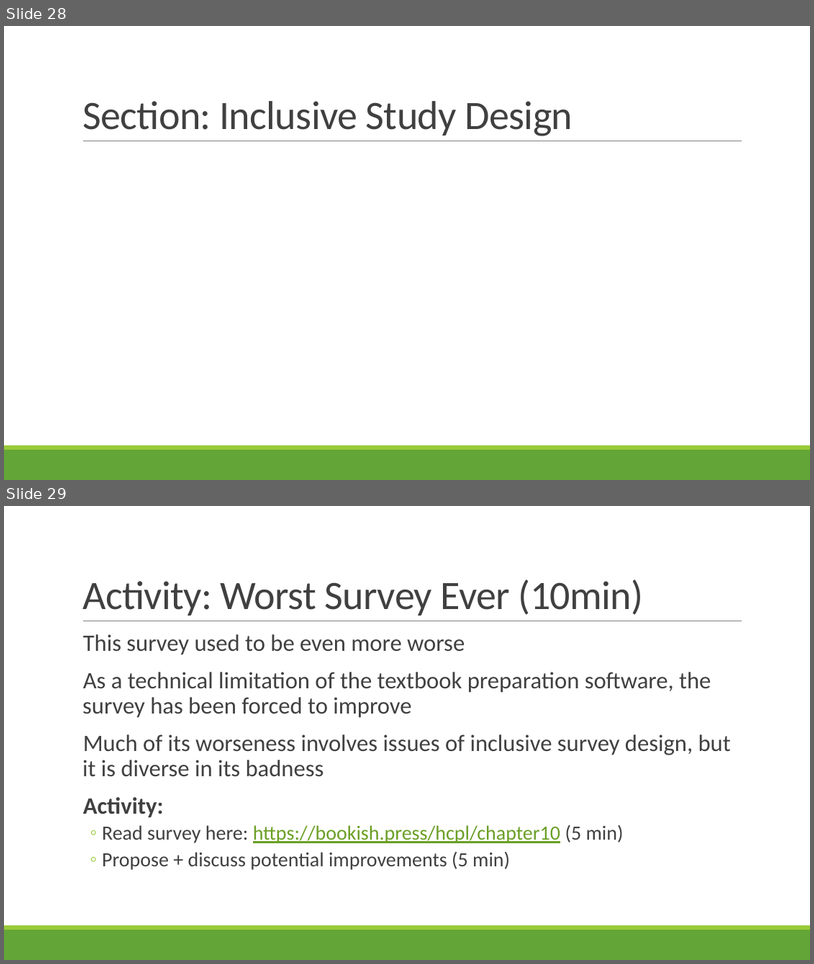
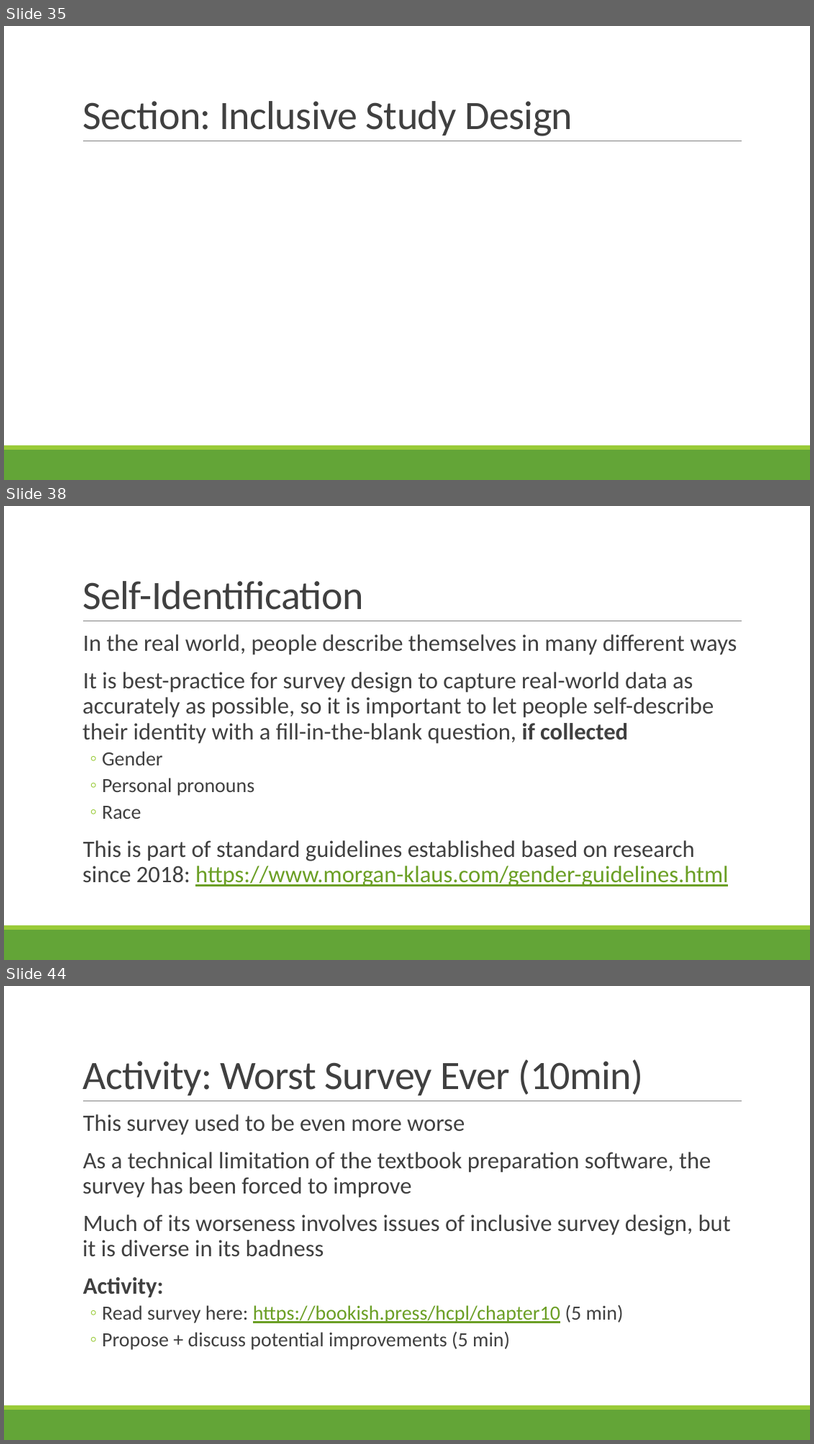
Before and after one commit to rbohrer/pl-course, a slide deck: LectureSlides/09Design2.pptx. Shown one above the other, each under a label of ours: slides 28 and 29 before the commit, slides 35, 38 and 44 after it; the slides between them are not shown. The pictures are 814x964 and 814x1444 pixels, drawn with LibreOffice and Linux fonts; fonts in the diff are those of the drawing. Boxes give left, top, right and bottom in pixels: in the first picture for what was removed or moved away, otherwise in the second. Text is boxed around its words. In the diff, an @@ line names an element or a change of style, - is before the commit and + after.

```diff
--- a/LectureSlides/09Design2.pptx
+++ b/LectureSlides/09Design2.pptx
@@ slide 38 added at box(4, 506, 810, 960), background #FFFFFF; not listed: 3 template elements that a slide beside it also shows @@
@@ title added at box(82, 581, 363, 610), 48 pt, text #404040 @@
+Self-Identification
@@ text added at box(82, 634, 737, 886), 28 pt, text #404040 @@
+  In the real world, people describe themselves in many different ways
+  It is best-practice for survey design to capture real-world data as accurately as possible, so it is important to let people self-describe their identity with a fill-in-the-blank question, if collected
+  ◦ Gender
+  ◦ Personal pronouns
+  ◦ Race
+  This is part of standard guidelines established based on research since 2018: https://www.morgan-klaus.com/gender-guidelines.html
@@ what was slide 28 is now slide 35 @@
@@ what was slide 29 is now slide 44 @@
```
Also in this commit, not shown: 2 slides changed, 15 other slides added, 1 slide removed.
